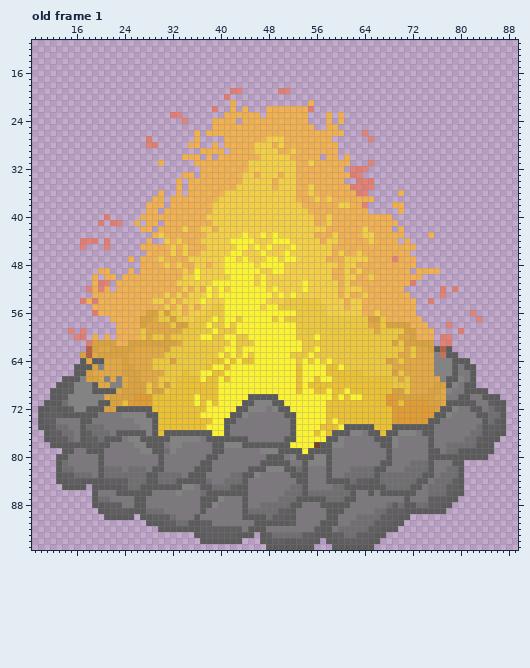
One commit to this pixel-art file: Assets/Sprites/dungeon/decorations/Camp fire/campfire.aseprite. The first picture shows the starting point.
96x96 pixels, 3 frames. Colours within 5 levels of each other are drawn and written as one. Shown: old frame 1: x 9..89, y 11..95. The commit also changed other frames, which this record leaves out.
Once edited:
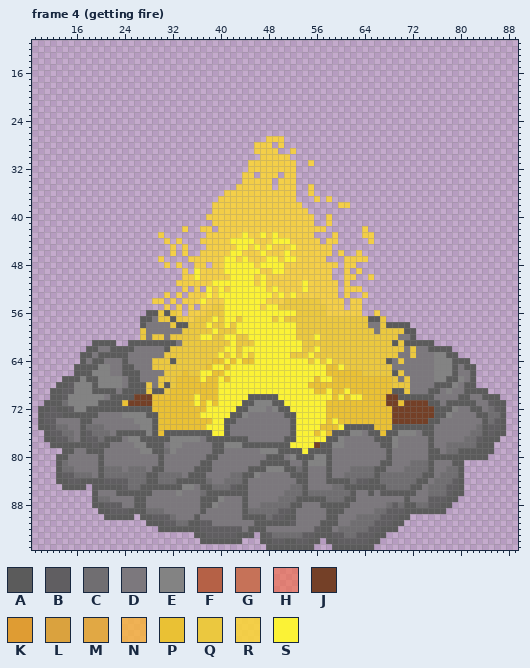
Palette (. is transparent): A #5b5b5b  B #605e61  C #706e71  D #7c787d  E #838383  F #b56146  G #c67258  H #fb65368f  J #744027  K #df9c33  L #daa23e  M #e1a844  N #fbb436cb  P #eac134  Q #ebc83f  R #fbd436df  S #fbf236
A new or re-ordered frame is compared with the old frame closest to it.
The edit:
frames 3 -> 10
Changed rows in their new state; - is an unchanged pixel.
Frame 4 (getting fire) is new; against old frame 1, layers "sparks", "outer ring", "inner ring":
first column x 15:
19 ---------------------------..------..--------------------------------
20 --------------------------.------------------------------------------
21 ---------------------------.------------.----------------------------
22 ------------------------.--.-.---........----------------------------
23 -----------------..-------......-.......---.-.-----------------------
24 -------------------.----....-...........---.-.-----------------------
25 ------------------------.................--..------------------------
26 ---------------------.-.......................---.-------------------
27 -------------.-------.----.......---........------.------------------
28 -------------..-----..--.-.....---.-.........------------------------
29 ----------------------....-....----..-.......------------------------
30 -------------------...-.-.......-----.....-..-.----------------------
31 ---------------.-----.........--------..-......---.------------------
32 ----------------------........--------........-...-------------------
33 -------------------..-.......--.---.--...........--------------------
34 ------------------.-.........-----.---........--...------------------
35 ------------------.-........------.---..-..........------------------
36 ---------------.--.-......------------..-.........-----.-------------
37 --------------..-........-------------...-.-.......------------------
38 -------------...-.......---------------......--...----..-------------
39 -------------..-........----------------..........-----.-------------
40 ------.-----...........------------------..-..........---------------
41 -----.-..--.-..-........-----------------..-...........--------------
42 ------------..-....-..--.------------------......-....-.-------------
43 --------------.-.......------------------...-....--.....----.--------
44 --...-.------.---.-...--------------------.--.....-....-.------------
45 --.---.-----.....-.-...---------------------..............-----------
46 -------------....-.-..----------------------.-..-........------------
47 ----------.-...-....-----------------------...----........-----------
48 ------------....-.-..--.---------------------.--..........-----------
49 -----..---.-.......-.-----------------------..-.-........-....-------
50 ----.-..-..........-------------------------..--..-........----------
51 ----...-..........---------------------------.-...........-----------
52 ---....-...........-.-.----------------------.---.......------.-.----
53 ----............-.-.-------------------------.-..-.......-----.------
54 --............--.-.---------------------------.--.........--.--------
55 ----............-.-.-.------------------------.--.........-----------
56 ----.........AA-A--.-----------------------------..-......---------.-
57 -------.....AAD--A--------------------------------AA-......---------.
58 --------....ADDDD-AA------------------------------DD-AAAA...---.-----
59 .-.-----....-DDDDDD--------------------------------D----AA...----.---
60 -..-.-.-....-D--D--------------------------------------DDA...-..-----
61 ---.AAAA..AAAAAAAAD-----------------------------------A-AAAAA-..-----
62 ---AADDAAAADDDDDA---------------------------------------D-DDA-A------
63 --AADAAAAADDDDDD---------------------------------------DD-DDD-E------
64 ---D--DDDADDDD---A--------------------S--------------AD-DDDDD--------
65 ----A-EDDAADDD------------------------S---------------DDDDDDD--------
66 ---AEEEDDAAADDDD----------------------S---------------A-DDDDD--------
67 ---AAE-E-DAADDD-----------------------S----------------D-DDDDE-------
68 -----EE--DAAA-D-A---------------------S------------------DDDDAA------
69 --------DAAAA-AA----------------------S---------------AA-DDDAAD------
70 ------DAAAAJJJ---------------------------------------JJAAAAAADD------
71 -------AA-JJJJ---------------------------------------JJ-JJJJAAD------
72 ------AA----------------------------------------------JJJJJJJA-------
73 ------------------------------------------------------JJJJJJJ--------
74 ------------------------------------------------------JJJJJJ---------
Changed places in both pictures, as pixel boxes (x1, y1, x2, y2):
changed: (68, 88, 482, 424)
